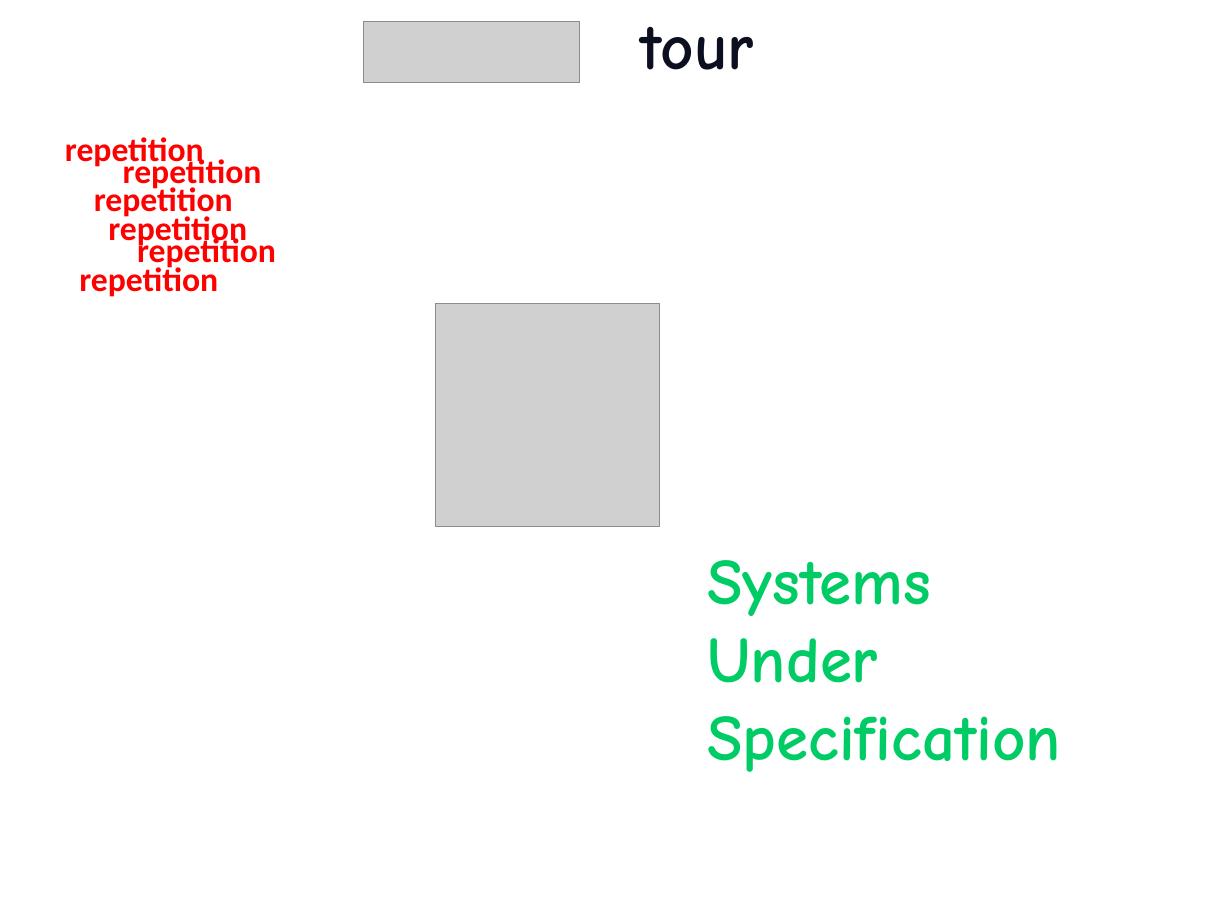
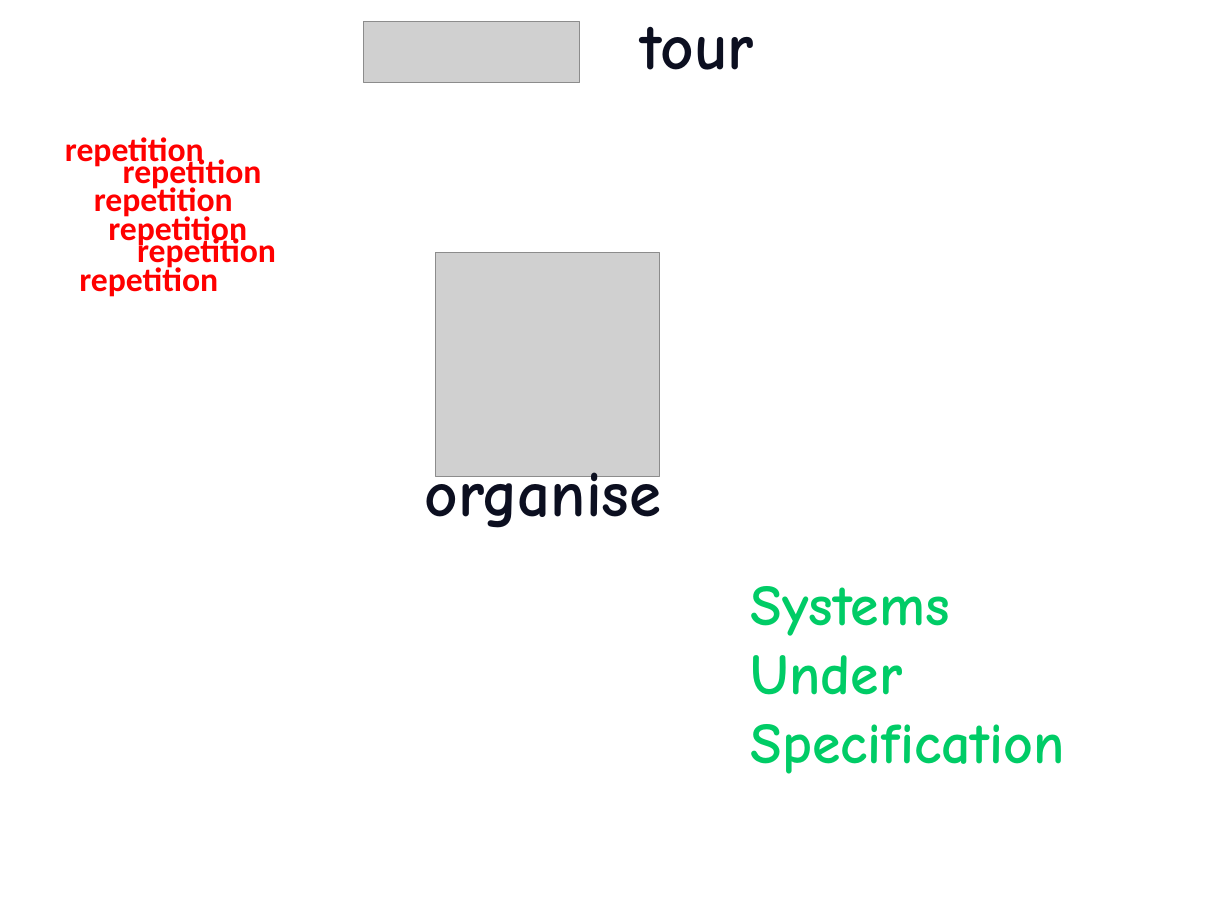
Before and after one commit to etorreborre/oscon-2010, a slide deck: slide 10 of src/main/resources/oscon_2010_specs.pptx. Drawn at 1232x924 pixels with LibreOffice and Linux fonts; fonts in the diff are those of the drawing; grey boxes stand for pictures; background and template pictures are left out. Boxes give left, top, right and bottom in pixels: in the first picture for what was removed or moved away, otherwise in the second. Text is boxed around its words. In the diff, an @@ line names an element or a change of style, - is before the commit and + after.

```diff
--- a/src/main/resources/oscon_2010_specs.pptx
+++ b/src/main/resources/oscon_2010_specs.pptx
@@ picture: place and size @@
-picture at box(436, 303, 659, 527)
+picture at box(436, 253, 659, 477)
@@ text added at box(424, 460, 661, 528), 54 pt, text #0C0F20, bold @@
+organise
@@ text "Systems": place and size @@
-text "Systems" at box(707, 560, 1061, 772)
+text "Systems" at box(751, 586, 1065, 774)
@@ text "Systems" at box(751, 586, 1065, 774): size 54 to 48 pt @@
```
Also in this commit, not shown: 1 other slide changed, 5 slides added, 1 slide removed, 3 other files.
